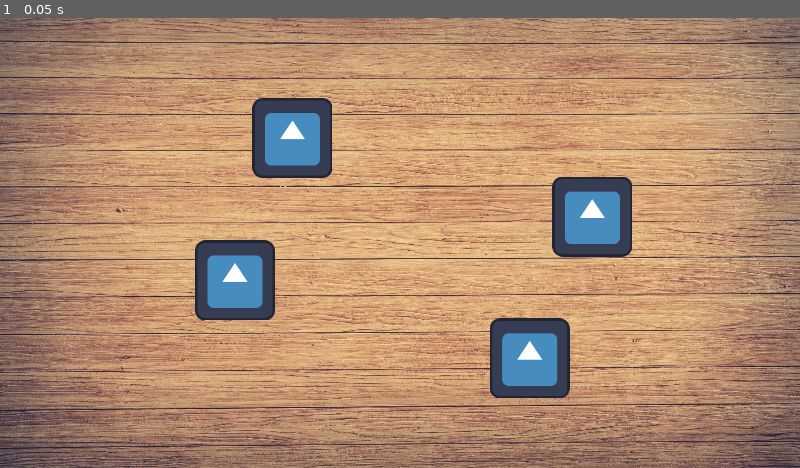
Above: before the commit, frame 1.
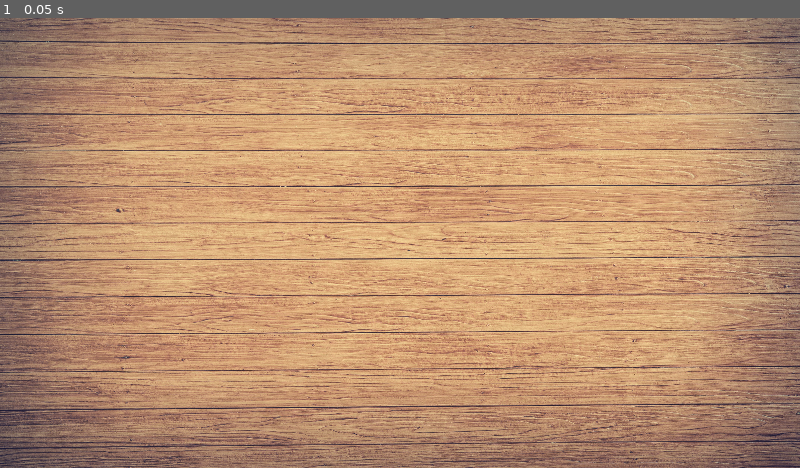
Above: after the commit, the same moment.

Repository: ryanabx/tabletop-engine
Game: Godot game, scene res://src/scenes/screens/tabletop.tscn
The game is run twice, just before and just after one commit, with the same random seed, the same clock (stepped at 60 frames per second) and the same inputs. The project has no main scene, so this scene is started directly. The engine's default icon, where the game draws it, is replaced by a stand-in: a white triangle on a blue panel in a dark square.
Inputs:
- Up to frame 1 (0.05 s): no input

The runs differ from the first frame. In frame 1, 7.0% of the frame differs, in the area x 24-79%, y 17-85%.
Error before the commit: Parse Error: Identifier "groups" not declared in the current scope. (res://src/scripts/game_objects/game_board.gd:83)
Error after the commit: Invalid access to property or key 'board' on a base object of type 'Dictionary'. (res://src/scripts/screens/tabletop.gd:49)

Commit message:
STACKS on STACKS

Diff:
--- a/src/scenes/game_objects/game_object.tscn
+++ b/src/scenes/game_objects/game_object.tscn
@@ -10,6 +10,5 @@
 texture = ExtResource("2_elbe6")
 
 [node name="StateLabel" type="Label" parent="."]
-visible = false
 offset_right = 40.0
 offset_bottom = 23.0
--- /dev/null
+++ b/src/scenes/game_objects/stack.tscn
@@ -0,0 +1,10 @@
+[gd_scene load_steps=3 format=3 uid="uid://k6m1ejdf3ttb"]
+
+[ext_resource type="Script" path="res://src/scripts/game_objects/stack.gd" id="1_b7ey6"]
+[ext_resource type="Texture2D" uid="uid://cgl436kyj0iv" path="res://src/assets/black-pixel.png" id="1_jcj1v"]
+
+[node name="ObjectStack" type="Node2D"]
+script = ExtResource("1_b7ey6")
+
+[node name="Bounds" type="Sprite2D" parent="."]
+texture = ExtResource("1_jcj1v")
--- a/src/scenes/screens/tabletop.tscn
+++ b/src/scenes/screens/tabletop.tscn
@@ -1,8 +1,7 @@
-[gd_scene load_steps=5 format=3 uid="uid://bd0t8uq0xv6wr"]
+[gd_scene load_steps=4 format=3 uid="uid://bd0t8uq0xv6wr"]
 
 [ext_resource type="Texture2D" uid="uid://cbpxdhvy0dyht" path="res://src/assets/wood-background.jpg" id="1_488j0"]
 [ext_resource type="Script" path="res://src/scripts/screens/tabletop.gd" id="1_cv5do"]
-[ext_resource type="PackedScene" uid="uid://djm14ahg7tlq6" path="res://src/scenes/game_objects/game_object.tscn" id="1_sr361"]
 [ext_resource type="Script" path="res://src/scripts/game_objects/game_board.gd" id="2_lhyvx"]
 
 [node name="Tabletop" type="Node"]
@@ -14,18 +13,6 @@
 [node name="GameObjectManager" type="Node2D" parent="GameBoard"]
 z_index = 10
 
-[node name="GameObject" parent="GameBoard/GameObjectManager" instance=ExtResource("1_sr361")]
-position = Vector2(847.648, 544.637)
-
-[node name="GameObject2" parent="GameBoard/GameObjectManager" instance=ExtResource("1_sr361")]
-position = Vector2(376, 420)
-
-[node name="GameObject3" parent="GameBoard/GameObjectManager" instance=ExtResource("1_sr361")]
-position = Vector2(468, 192)
-
-[node name="GameObject4" parent="GameBoard/GameObjectManager" instance=ExtResource("1_sr361")]
-position = Vector2(947.72, 317.772)
-
 [node name="BoardBG" type="Sprite2D" parent="GameBoard"]
 z_index = -500
 position = Vector2(640, 360)
--- a/src/scripts/game_objects/game_board.gd
+++ b/src/scripts/game_objects/game_board.gd
@@ -7,14 +7,18 @@
 
 var _right_click_menu: RightClickMenu = null
 
+var _current_stackable_object: GameObject = null
+
 @onready var _game_object_manager: Node2D = $GameObjectManager
+
+var _stack_scene = preload("res://src/scenes/game_objects/stack.tscn")
 
 func _input(event: InputEvent) -> void:
 	_handle_right_clicks(event)
 	_handle_selections(event)
 
 func _handle_right_clicks(event: InputEvent) -> void:
-	if event is InputEventMouseButton and event.button_index == MOUSE_BUTTON_RIGHT and event.pressed:
+	if event is InputEventMouseButton and event.button_index == MOUSE_BUTTON_RIGHT and not event.pressed:
 		if get_rclick_menu() == null:
 			if has_selected_object(): # Flip object
 				print("Flip!")
@@ -22,7 +26,8 @@
 			else:
 				var _highlighted_object: GameObject = _get_overlapping_object(event.position)
 				if _highlighted_object != null:
-					create_right_click_menu_obj(get_viewport().get_mouse_position(), _highlighted_object)
+					if _highlighted_object.get_state() == GameObject.STATE.IDLE:
+						create_right_click_menu_obj(get_viewport().get_mouse_position(), _highlighted_object)
 				else:
 					print("Nothing to right click")
 	elif event is InputEventMouseButton and get_rclick_menu() != null and event.button_index == MOUSE_BUTTON_LEFT:
@@ -34,9 +39,18 @@
 		if event.pressed:
 			var object_selection: GameObject = _get_overlapping_object(event.position)
 			if object_selection != null:
+				if object_selection.get_obj_stack():
+					object_selection = object_selection.get_obj_stack().release_top_of_stack()
 				_select_object(object_selection)
 		else:
 			_release_selection()
+	elif event is InputEventMouseButton and event.button_index == MOUSE_BUTTON_MIDDLE:
+		if event.pressed:
+			var object_selection: GameObject = _get_overlapping_object(event.position)
+			if object_selection != null and object_selection.get_state() == GameObject.STATE.STACKED:
+				_stack_select_object(object_selection)
+		else:
+			_release_stack_selection()
 
 func _get_overlapping_object(point: Vector2) -> GameObject:
 	var game_objects = get_tree().get_nodes_in_group("game_object")
@@ -55,6 +69,13 @@
 	move_object_to_front(obj)
 	obj.select()
 
+func _stack_select_object(obj: GameObject) -> void:
+	_selected_object = obj
+	print("Stack Selecting")
+	_grab_offset = obj.position - get_local_mouse_position()
+	move_object_to_front(obj)
+	obj.stack_select()
+
 func has_selected_object() -> bool:
 	return get_selected_object() != null
 
@@ -63,9 +84,35 @@
 
 func _release_selection() -> void:
 	if _selected_object:
+		if _current_stackable_object:
+			if _current_stackable_object.get_obj_stack():
+				print("Stacking object into already made stack")
+				_stack_object(_selected_object, _current_stackable_object.get_obj_stack())
+			else:
+				print("Stacking 2 objects")
+				_stack_objects(_selected_object, _current_stackable_object)
+			_selected_object.make_stacked()
+			_current_stackable_object.make_stacked()
 		_selected_object.deselect()
 	_grab_offset = Vector2.ZERO
 	_selected_object = null
+
+func _release_stack_selection() -> void:
+	if _selected_object:
+		_selected_object.stack_deselect()
+	_grab_offset = Vector2.ZERO
+	_selected_object = null
+
+func _stack_object(obj: GameObject, stck: ObjectStack) -> void:
+	obj.set_obj_stack(stck)
+	stck.add_game_object(obj)
+
+func _stack_objects(obj1: GameObject, obj2: GameObject) -> void:
+	var _new_stack = _stack_scene.instantiate()
+	_new_stack.position = obj2.position
+	_game_object_manager.add_child(_new_stack)
+	_new_stack.add_game_object(obj2)
+	_new_stack.add_game_object(obj1)
 
 func move_object_to_back(obj: GameObject) -> void:
 	_game_object_manager.move_child(obj, 0)
@@ -74,15 +121,56 @@
 	_game_object_manager.move_child(obj, -1)
 
 func _process(_delta):
+	_check_move_selected_object()
+	_check_move_stack()
+
+func _check_move_selected_object() -> void:
 	if get_selected_object() != null and get_selected_object().get_state() == GameObject.STATE.SELECTED and Input.is_mouse_button_pressed(MOUSE_BUTTON_LEFT):
 		get_selected_object().position = get_global_mouse_position() + _grab_offset
+		var stackable_object: GameObject = _get_overlapping_area_of_same_type(get_selected_object(), true)
+		if stackable_object != null:
+			_current_stackable_object = stackable_object
+			if _current_stackable_object.get_state() != GameObject.STATE.READY_FOR_STACKING:
+				_current_stackable_object.get_ready_for_stacking()
+			get_selected_object().position = get_selected_object().position.lerp(_current_stackable_object.position, 0.3)
+		elif _current_stackable_object != null:
+			_current_stackable_object.get_unready_for_stacking()
+			_current_stackable_object = null
 
-func _check_overlapping_areas_of_same_type(obj: GameObject) -> void:
+func _check_move_stack() -> void:
+	if get_selected_object() != null and Input.is_mouse_button_pressed(MOUSE_BUTTON_MIDDLE):
+		if get_selected_object().get_state() == GameObject.STATE.STCK_SLCT:
+			get_selected_object().get_obj_stack().position = get_global_mouse_position() + _grab_offset
+			get_selected_object().get_obj_stack().stack_moved()
+
+func _get_overlapping_area_of_same_type(obj: GameObject, check_stack: bool) -> GameObject:
 	var _groups = obj.get_groups()
 	_groups.erase("game_object")
-	for group in groups:
+	var best_dist: float = 0.0
+	var best_obj: GameObject = null
+	var best_z: int = 0
+	for group in _groups:
 		var _objs_in_group = get_tree().get_nodes_in_group(group)
-		# TODO: Get overlapping nodes of same type and implement stacking behavior
+		for obj2 in _objs_in_group:
+			if obj2 == obj:
+				continue
+			if (not check_stack and _areas_overlap(obj, obj2)) or (check_stack and _stack_areas_overlap(obj, obj2)):
+				if best_obj == null or obj.position.distance_to(obj2.position) < best_dist:
+					best_obj = obj2
+					best_dist = obj.position.distance_to(obj2.position)
+					best_z = obj2.z_index
+				elif obj.position.distance_to(obj2.position) == best_dist:
+					if obj2.z_index > best_z:
+						best_obj = obj2
+						best_dist = obj.position.distance_to(obj2.position)
+						best_z = obj2.z_index
+	return best_obj
+
+func _areas_overlap(obj1: GameObject, obj2: GameObject):
+	return (obj1.get_rect() * obj1.get_transform().affine_inverse()).intersects((obj2.get_rect() * obj2.get_transform().affine_inverse()))
+
+func _stack_areas_overlap(obj1: GameObject, obj2: GameObject):
+	return (obj1.get_stack_rect() * obj1.get_transform().affine_inverse()).intersects((obj2.get_stack_rect() * obj2.get_transform().affine_inverse()))
 
 func get_game_object_manager() -> Node2D:
 	return _game_object_manager
--- a/src/scripts/game_objects/game_object.gd
+++ b/src/scripts/game_objects/game_object.gd
@@ -3,13 +3,7 @@
 
 const DEFAULT_SIZE = Vector2(64.0, 64.0)
 
-enum STATE {
-	IDLE,
-	SELECTED,
-	RIGHT_CLICK,
-	IN_COLLECTION,
-	LOCKED,
-	STACKED
+enum STATE {IDLE,SELECTED,RIGHT_CLICK,LOCKED,STACKED,STCK_SLCT,READY_FOR_STACKING
 }
 
 enum OBJ_TYPE {
@@ -23,6 +17,11 @@
 var _obj_type: OBJ_TYPE = OBJ_TYPE.GENERIC
 var _obj_name: String = ""
 var _obj_images: Array = []
+
+var _next_in_stack: GameObject = null
+var _prev_in_stack: GameObject = null
+
+var _obj_stack: ObjectStack = null
 
 
 var _side: SIDE = SIDE.UP
@@ -59,6 +58,9 @@
 
 	position = Vector2(obj_conf.location[0], obj_conf.location[1])
 
+	for _group in obj_conf.groups:
+		add_to_group(_group)
+
 func _set_scale(_sc: Vector2, preserve_aspect: bool) -> void:
 	if not preserve_aspect:
 		_sprite.scale = (_sc * DEFAULT_SIZE) / _sprite.get_rect().size
@@ -68,6 +70,17 @@
 
 func get_rect() -> Rect2:
 	return _sprite.get_rect() * _sprite.get_transform()
+
+func get_stack_rect() -> Rect2:
+	var stack_transform: Transform2D = _sprite.get_transform()
+	stack_transform = stack_transform * 0.25
+	return _sprite.get_rect() * stack_transform
+
+func get_obj_stack() -> ObjectStack:
+	return _obj_stack
+
+func set_obj_stack(_stck: ObjectStack) -> void:
+	_obj_stack = _stck
 
 func set_state(state: STATE) -> bool:
 	_state = state
@@ -89,28 +102,72 @@
 		STATE.IDLE:
 			set_state(STATE.SELECTED)
 		_:
-			print("WTF")
+			print("Attempted transition from ", state_to_string(get_state()), " to selected failed (select).")
 
 func deselect() -> void:
 	match get_state():
 		STATE.SELECTED:
 			set_state(STATE.IDLE)
 		_:
-			print("Wtf")
+			print("Attempted transition from ", state_to_string(get_state()), " to idle failed (deselect).")
+
+func stack_select() -> void:
+	match get_state():
+		STATE.STACKED:
+			set_state(STATE.STCK_SLCT)
+		_:
+			print("Attempted transition from ", state_to_string(get_state()), " to stack selected failed (stack select).")
+
+func stack_deselect() -> void:
+	match get_state():
+		STATE.STCK_SLCT:
+			set_state(STATE.STACKED)
+		_:
+			print("Attempted transition from ", state_to_string(get_state()), " to stacked failed (stack deselect).")
 
 func right_click() -> void:
 	match get_state():
 		STATE.IDLE:
 			set_state(STATE.RIGHT_CLICK)
 		_:
-			print("Wtf2")
+			print("Attempted transition from ", state_to_string(get_state()), " to right click failed (right click).")
 
 func revert_right_click() -> void:
 	match get_state():
 		STATE.RIGHT_CLICK:
 			set_state(STATE.IDLE)
 		_:
-			print("Wtf3")
+			print("Attempted transition from ", state_to_string(get_state()), " to idle failed (revert right click).")
+
+func get_ready_for_stacking() -> void:
+	match get_state():
+		STATE.IDLE:
+			set_state(STATE.READY_FOR_STACKING)
+		_:
+			print("Attempted transition from ", state_to_string(get_state()), " to ready for stacking failed (get ready for stacking).")
+
+func get_unready_for_stacking() -> void:
+	match get_state():
+		STATE.READY_FOR_STACKING:
+			set_state(STATE.IDLE)
+		_:
+			print("Attempted transition from ", state_to_string(get_state()), " to idle failed (get unready for stacking).")
+
+func make_stacked() -> void:
+	match get_state():
+		STATE.READY_FOR_STACKING:
+			set_state(STATE.STACKED)
+		STATE.SELECTED:
+			set_state(STATE.STACKED)
+		_:
+			print("Attempted transition from ", state_to_string(get_state()), " to stacked failed (make stacked).")
+
+func make_unstacked() -> void:
+	match get_state():
+		STATE.STACKED:
+			set_state(STATE.IDLE)
+		_:
+			print("Attempted transition from ", state_to_string(get_state()), " to idle failed (make unstacked).")
 
 func _process(_delta: float) -> void:
 	state_label.text = state_to_string(get_state())
@@ -124,7 +181,11 @@
 			return "selected"
 		STATE.RIGHT_CLICK:
 			return "right click"
-		STATE.IN_COLLECTION:
-			return "in collection"
+		STATE.STACKED:
+			return "stacked"
+		STATE.STCK_SLCT:
+			return "stack selected"
+		STATE.READY_FOR_STACKING:
+			return "ready for stacking"
 		_:
 			return ""
--- /dev/null
+++ b/src/scripts/game_objects/stack.gd
@@ -0,0 +1,47 @@
+class_name ObjectStack
+extends Node2D
+
+var _game_objects: Array = []
+
+@onready var _bounds = $Bounds
+
+func _ready() -> void:
+	_bounds.modulate.a = 0.5
+
+func add_game_object(obj: GameObject) -> void:
+	_game_objects.append(obj)
+	_update_bounds()
+
+func _update_bounds() -> void:
+	var larg_x: float = 0.0
+	var larg_y: float = 0.0
+
+	for obj in _game_objects:
+		obj.position = position
+		obj.set_obj_stack(self)
+		var _sc = obj.get_rect().size
+		if _sc.x > larg_x:
+			larg_x = _sc.x
+		if _sc.y > larg_y:
+			larg_y = _sc.y
+	_bounds.set_scale(Vector2(larg_x, larg_y))
+
+func stack_moved() -> void:
+	_update_bounds()
+
+func get_top_of_stack() -> GameObject:
+	if _game_objects.size() > 0:
+		return _game_objects[-1]
+	else:
+		return null
+
+func release_top_of_stack() -> GameObject:
+	var _top_of_stack: GameObject = _game_objects.pop_back()
+	_top_of_stack.make_unstacked()
+	_top_of_stack.set_obj_stack(null)
+	if _game_objects.size() == 1:
+		release_top_of_stack()
+	elif _game_objects.size() == 0:
+		queue_free()
+	_update_bounds()
+	return _top_of_stack
